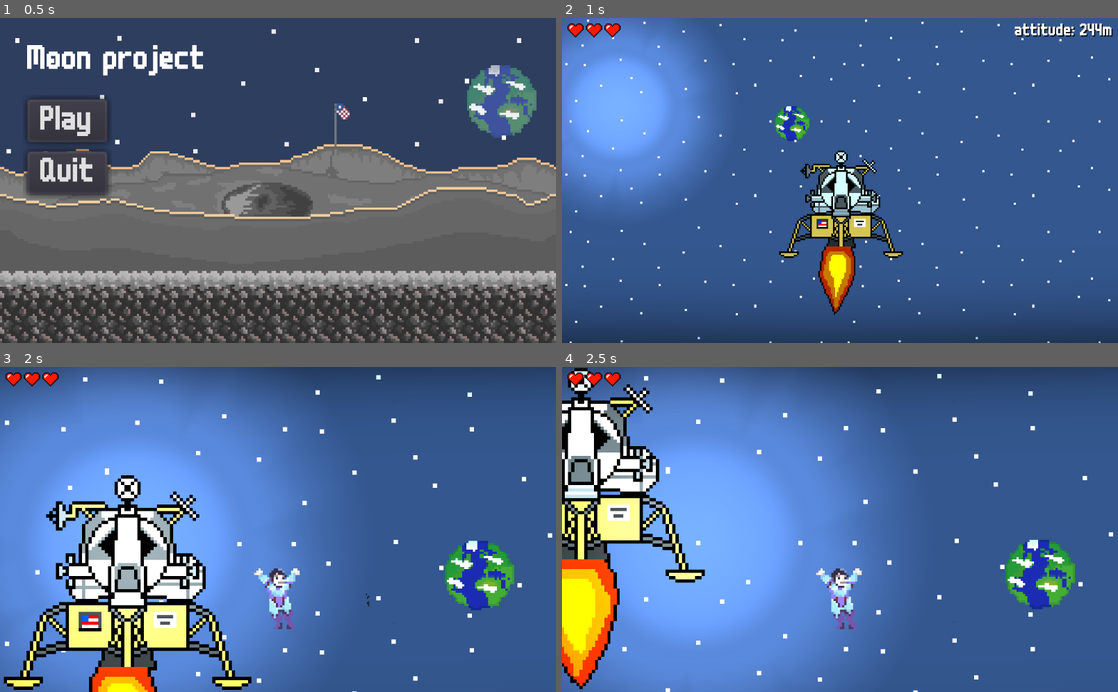
Above: before the commit, frames 1-4 (two rows, left to right).
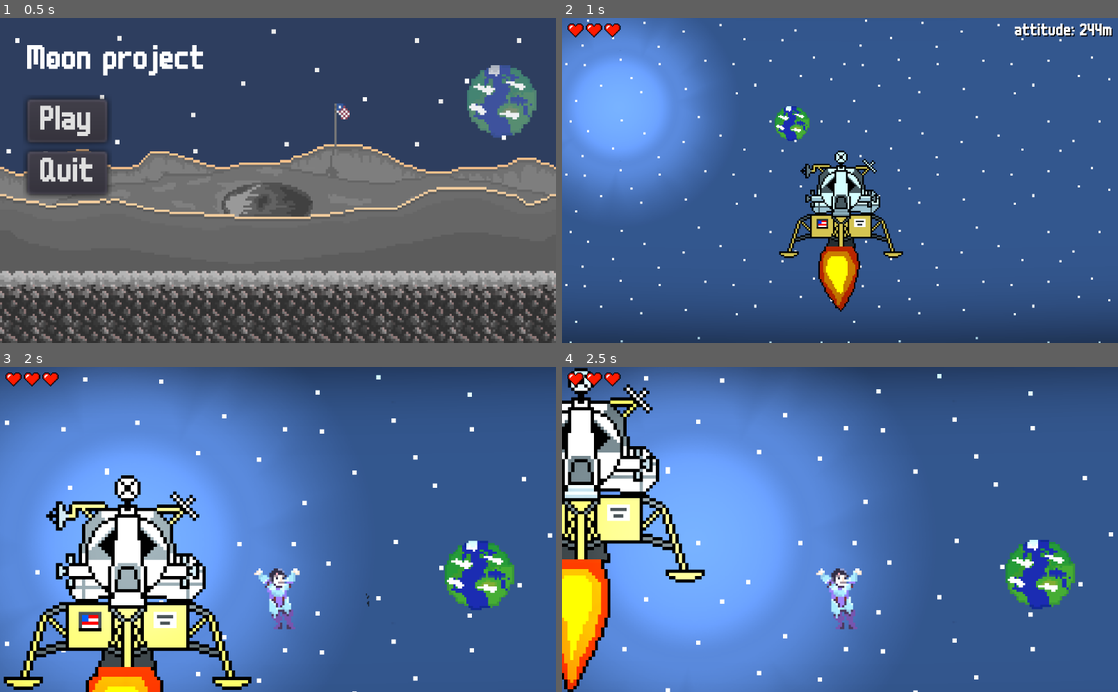
Above: after the commit, the same moments.

Repository: kukosek/mission-sacriffice
Game: Godot game, scene res://Scenes/gui/MainMenu.tscn
Same seed, same stepped clock (60 frames per second), same inputs: the game is played once before the commit and once after it. Sound files missing from this copy of the repository are replaced by a short silence.
Inputs (mouse positions are in pixels of both pictures, inside the frame that each line leads up to):
- Up to frame 1 (0.5 s): no input
- Up to frame 2 (1 s): click "Play" at 0.5 s
- Up to frame 3 (2 s): tap Enter (ui_accept) at 1.25, 1.52 s; move the mouse to (400, 513) at 1.27 s; hold Right (ui_right) from 1.28 s (still down); click (400, 513) at 1.42 s
- Up to frame 4 (2.5 s): keep holding Right (ui_right); move the mouse to (728, 545) at 2.02 s; tap Enter (ui_accept) at 2.27 s

Frame 1 is identical in both runs. In frame 2, 0.6% of the frame differs, in the area x 46-54%, y 70-92%; in frame 3, 0.3%; in frame 4, 1.7%, in the area x 0-11%, y 59-100%.

Commit message:
uibnhafjwnhihjwaio

Diff:
--- a/Scenes/character/Player.gd
+++ b/Scenes/character/Player.gd
@@ -20,6 +20,7 @@
 var wallsliding = false
 var crouching = false
 
+onready var scene_name = get_tree().get_current_scene().get_name()
 
 var wall_slide_elaped_time = 0.5
 
@@ -72,10 +73,16 @@
 				die()
 
 func right_colliding():
-	return $wall_right_up.is_colliding() and $wall_right_down.is_colliding()
+	if scene_name == "Moon":
+		return $wall_right_up.is_colliding() and $wall_right_down.is_colliding()
+	else:
+		return $wall_right_up.is_colliding() or $wall_right_down.is_colliding()
 
 func left_colliding():
-	return $wall_left_up.is_colliding() and $wall_left_down.is_colliding()
+	if scene_name == "Moon":
+		return $wall_left_up.is_colliding() and $wall_left_down.is_colliding()
+	else:
+		return $wall_left_up.is_colliding() or $wall_left_down.is_colliding()
 
 func start_walking():
 	jump_sfx.playing = false
--- a/Scenes/lab1/lab.tscn
+++ b/Scenes/lab1/lab.tscn
@@ -71,6 +71,13 @@
 [node name="Player" parent="." instance=ExtResource( 2 )]
 position = Vector2( 130.071, -68.5492 )
 
+[node name="Player" parent="Player" index="0"]
+run_speed = 550
+jump_speed = -650
+gravity = 1600
+wall_slide_acce = -20
+max_wall_speed = -900
+
 [node name="TileMapPlatforms" type="TileMap" parent="."]
 position = Vector2( 2, 0 )
 scale = Vector2( 4.06396, 3.72949 )
@@ -120,7 +127,6 @@
 [node name="AnimatedSprite" type="AnimatedSprite" parent="HandlingEnemy1/Enemy"]
 scale = Vector2( 3.5, 3.5 )
 frames = SubResource( 1 )
-frame = 1
 playing = true
 
 [node name="CollisionShape2D" type="CollisionShape2D" parent="HandlingEnemy1/Enemy"]
@@ -152,6 +158,7 @@
 [node name="AnimatedSprite" type="AnimatedSprite" parent="HandlingEnemy2/Enemy"]
 scale = Vector2( 3.5, 3.5 )
 frames = SubResource( 1 )
+frame = 1
 playing = true
 
 [node name="CollisionShape2D" type="CollisionShape2D" parent="HandlingEnemy2/Enemy"]
@@ -183,7 +190,6 @@
 [node name="AnimatedSprite" type="AnimatedSprite" parent="HandlingEnemy3/Enemy"]
 scale = Vector2( 3.5, 3.5 )
 frames = SubResource( 1 )
-frame = 1
 playing = true
 
 [node name="CollisionShape2D" type="CollisionShape2D" parent="HandlingEnemy3/Enemy"]
@@ -215,7 +221,6 @@
 [node name="AnimatedSprite" type="AnimatedSprite" parent="HandlingEnemy4/Enemy"]
 scale = Vector2( 3.5, 3.5 )
 frames = SubResource( 1 )
-frame = 1
 playing = true
 
 [node name="CollisionShape2D" type="CollisionShape2D" parent="HandlingEnemy4/Enemy"]
@@ -249,7 +254,6 @@
 position = Vector2( 6.26953, -2.81665 )
 scale = Vector2( 3.5, 3.5 )
 frames = SubResource( 1 )
-frame = 1
 playing = true
 
 [node name="CollisionShape2D" type="CollisionShape2D" parent="HandlingEnemy5/Enemy"]
@@ -283,6 +287,7 @@
 position = Vector2( 6.26953, -2.81665 )
 scale = Vector2( 3.5, 3.5 )
 frames = SubResource( 1 )
+frame = 1
 playing = true
 
 [node name="CollisionShape2D" type="CollisionShape2D" parent="HandlingEnemy6/Enemy"]
@@ -318,6 +323,7 @@
 position = Vector2( 6.26953, -2.81665 )
 scale = Vector2( 3.5, 3.5 )
 frames = SubResource( 1 )
+frame = 1
 playing = true
 
 [node name="CollisionShape2D" type="CollisionShape2D" parent="HandlingEnemy7/Enemy"]
@@ -351,7 +357,6 @@
 position = Vector2( 6.26953, -2.81665 )
 scale = Vector2( 3.5, 3.5 )
 frames = SubResource( 1 )
-frame = 1
 playing = true
 
 [node name="CollisionShape2D" type="CollisionShape2D" parent="HandlingEnemy8/Enemy"]
@@ -385,7 +390,6 @@
 position = Vector2( 6.26953, -2.81665 )
 scale = Vector2( 3.5, 3.5 )
 frames = SubResource( 1 )
-frame = 1
 playing = true
 
 [node name="CollisionShape2D" type="CollisionShape2D" parent="HandlingEnemy9/Enemy"]
@@ -419,6 +423,7 @@
 position = Vector2( 6.26953, -2.81665 )
 scale = Vector2( 3.5, 3.5 )
 frames = SubResource( 1 )
+frame = 1
 playing = true
 
 [node name="CollisionShape2D" type="CollisionShape2D" parent="HandlingEnemy10/Enemy"]
@@ -452,7 +457,6 @@
 position = Vector2( 6.26953, -2.81665 )
 scale = Vector2( 3.5, 3.5 )
 frames = SubResource( 1 )
-frame = 1
 playing = true
 
 [node name="CollisionShape2D" type="CollisionShape2D" parent="HandlingEnemy11/Enemy"]
@@ -497,4 +501,6 @@
 stream = ExtResource( 36 )
 [connection signal="body_entered" from="Trap1/Trap" to="Trap1/Trap" method="_on_Trap1_body_entered"]
 
+[editable path="Player"]
+
 [editable path="Door"]
--- a/Scenes/moon1/ParallaxLayer.gd
+++ b/Scenes/moon1/ParallaxLayer.gd
@@ -3,7 +3,7 @@
 
 var last_screen_size = Vector2()
 func _process(_delta):
-	var screen_size = get_viewport_rect().size * get_tree().get_root().get_node("Node2D/Player/Player/Camera2D").zoom
+	var screen_size = get_viewport_rect().size * get_tree().get_root().get_node("Moon/Player/Player/Camera2D").zoom
 	if screen_size != last_screen_size:
 		var sprite_scale = 4
 		var sprite = get_children()[0]
--- a/Scenes/moon1/moon.tscn
+++ b/Scenes/moon1/moon.tscn
@@ -111,7 +111,7 @@
 "speed": 5.0
 } ]
 
-[node name="Node2D" type="Node2D"]
+[node name="Moon" type="Node2D"]
 
 [node name="TileMap" type="TileMap" parent="."]
 scale = Vector2( 4, 4 )
@@ -173,7 +173,6 @@
 position = Vector2( 0.484283, 299.699 )
 scale = Vector2( 5.7, 6 )
 frames = SubResource( 2 )
-frame = 2
 playing = true
 
 [node name="RadioAudio" type="AudioStreamPlayer2D" parent="LunarLander"]
@@ -244,7 +243,6 @@
 scale = Vector2( 4, 4 )
 frames = SubResource( 12 )
 animation = "New Anim"
-frame = 5
 playing = true
 offset = Vector2( 3.5166, 0.568039 )
 
@@ -269,6 +267,7 @@
 [node name="Door" parent="." instance=ExtResource( 12 )]
 position = Vector2( 370.648, 927.613 )
 target_scene = "res://Scenes/lab1/lab.tscn"
+player_path = NodePath("../../Moon/Player")
 
 [node name="Music" type="AudioStreamPlayer2D" parent="."]
 stream = ExtResource( 19 )
